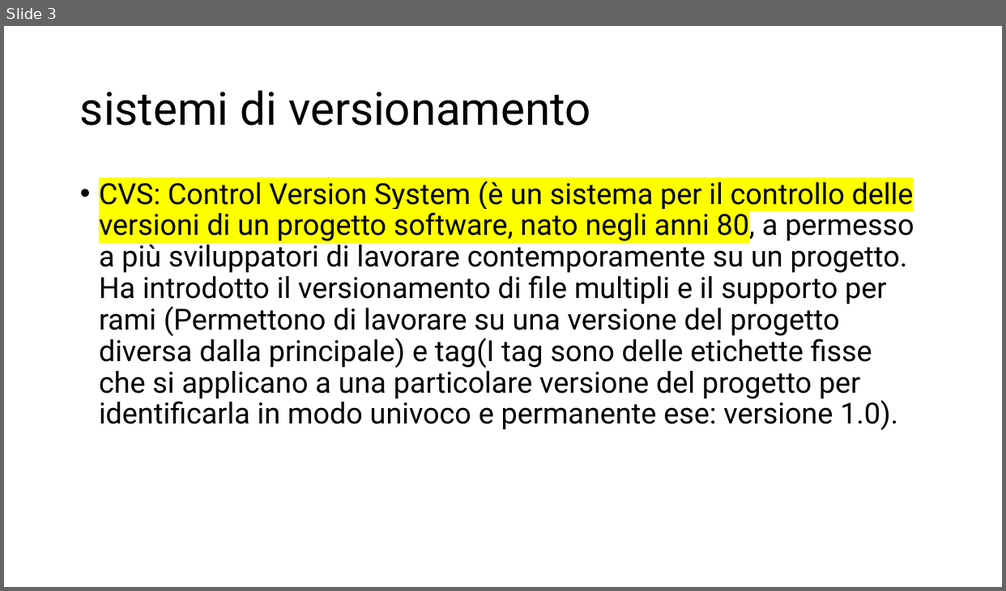
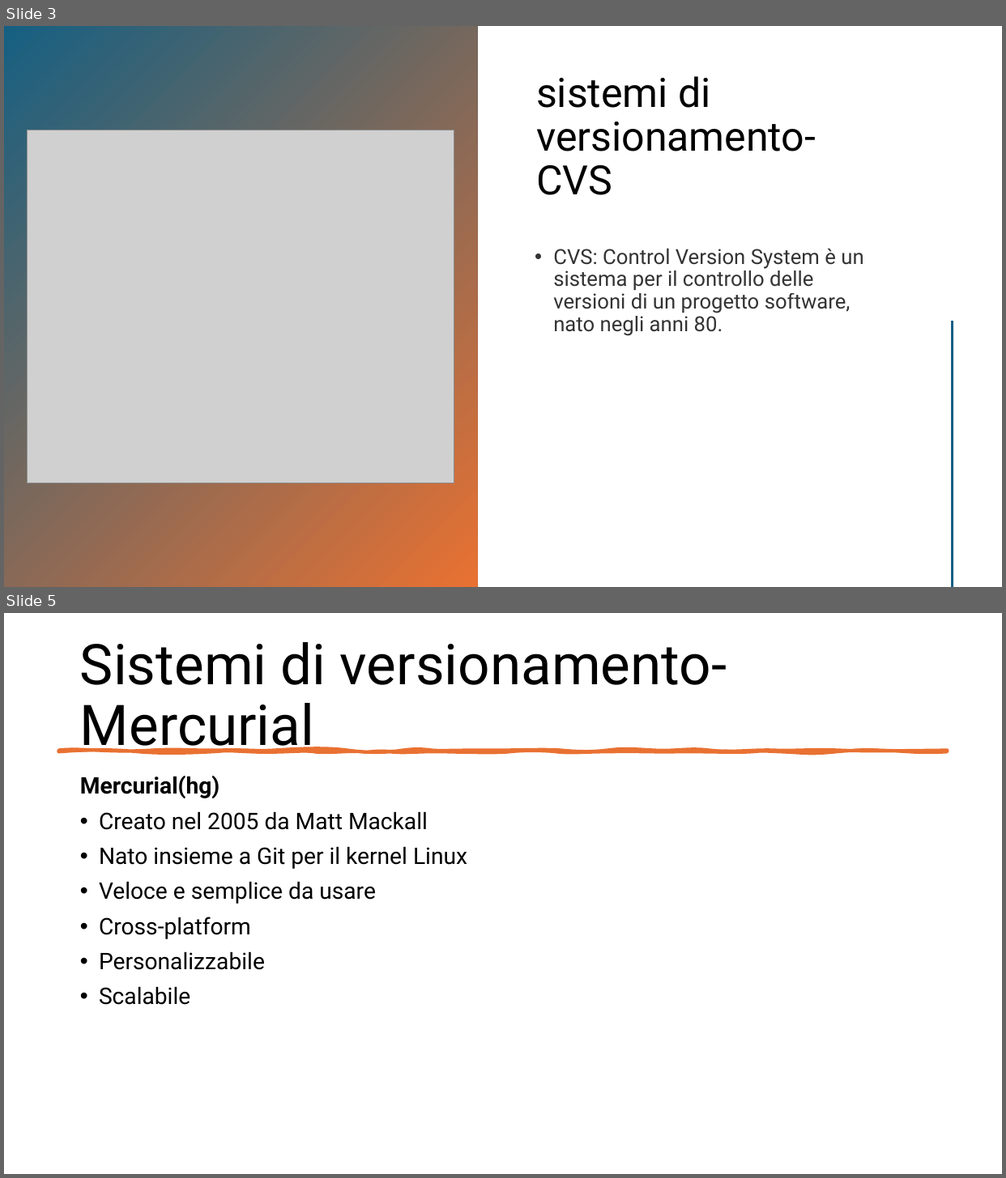
Before and after one commit to EliottJacobe08/Lab-Programmazione-1, a slide deck: GitHub e Version Control.pptx. Shown one above the other, each under a label of ours: slide 3 before the commit, slides 3 and 5 after it; the slides between them are not shown. The pictures are 1006x591 and 1006x1178 pixels, drawn with LibreOffice and Linux fonts; fonts in the diff are those of the drawing; grey boxes stand for pictures. Boxes give left, top, right and bottom in pixels: in the first picture for what was removed or moved away, otherwise in the second. Text is boxed around its words. In the diff, an @@ line names an element or a change of style, - is before the commit and + after.

```diff
--- a/GitHub e Version Control.pptx
+++ b/GitHub e Version Control.pptx
@@ slide 5 added at (4,613,1002,1174), background #FFFFFF @@
@@ title added at (80,642,727,755), 54 pt, text #000000 @@
+Sistemi di versionamento-Mercurial
@@ freeform shape added at (58,750,948,752), fill #E97132, outline #E97132 3.25 pt @@
@@ text added at (80,776,467,1005), 22 pt, text #000000 @@
+Mercurial(hg)
+• Creato nel 2005 da Matt Mackall
+• Nato insieme a Git per il kernel Linux
+• Veloce e semplice da usare
+• Cross-platform
+• Personalizzabile
+• Scalabile
@@ slide 3 changed as well @@
@@ rectangle added at (4,26,477,587), fill gradient #156082 to #E97132 @@
@@ title "sistemi di versionamento-CVS" at (536,76,816,195): vertical alignment middle to bottom @@
@@ title at (536,76,816,195): text changed; size 44 to 39 pt @@
-sistemi di versionamento
+sistemi di versionamento-CVS
@@ picture added at (27,130,454,484) @@
@@ text at (553,248,863,336): text changed; size 28 to 20 pt; text colour #000000 to #000000 at 80% opacity @@
-• CVS: Control Version System (è un sistema per il controllo delle versioni di un progetto software, nato negli anni 80, a permesso a più sviluppatori di lavorare contemporamente su un progetto.
-  Ha introdotto il versionamento di file multipli e il supporto per rami (Permettono di lavorare su una versione del progetto diversa dalla principale) e tag(I tag sono delle etichette fisse che si applicano a una particolare versione del progetto per identificarla in modo univoco e permanente ese: versione 1.0).
+• CVS: Control Version System è un sistema per il controllo delle versioni di un progetto software, nato negli anni 80.
@@ line added from (953, 322) to (953, 587), #E97132 2 pt @@
```
Also in this commit, not shown: 2 other slides changed, 3 other slides added.
